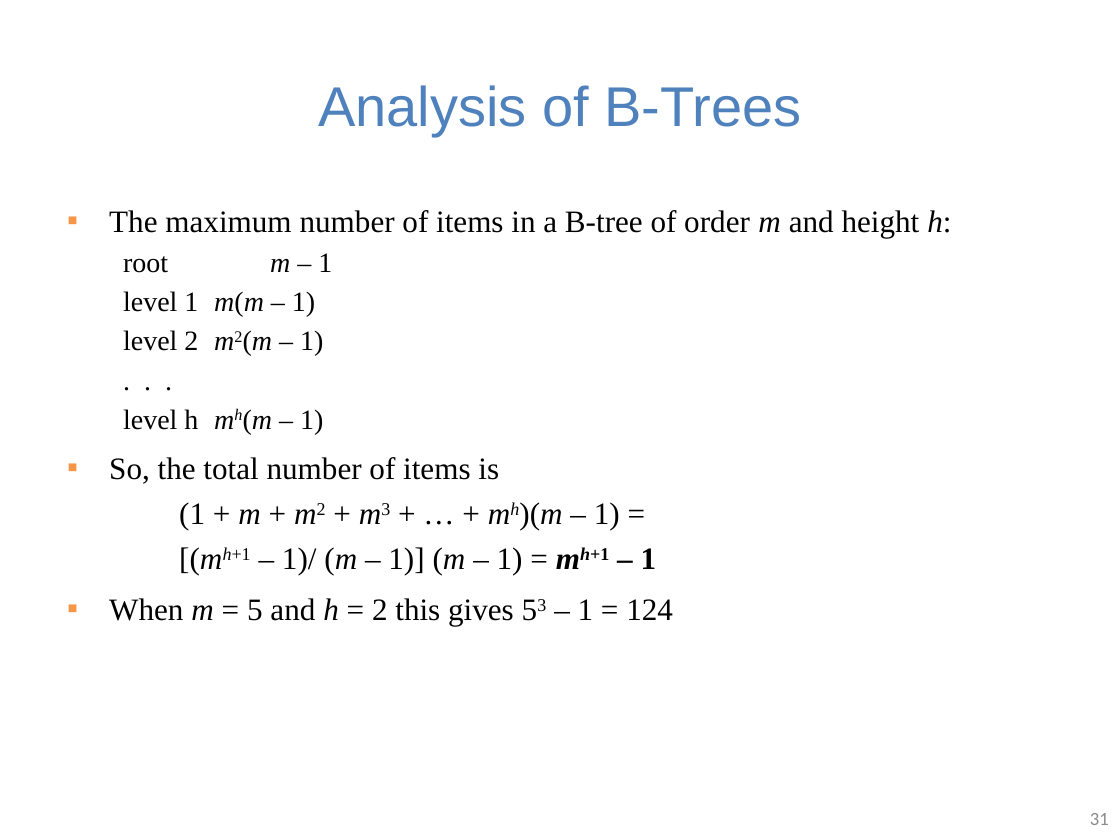
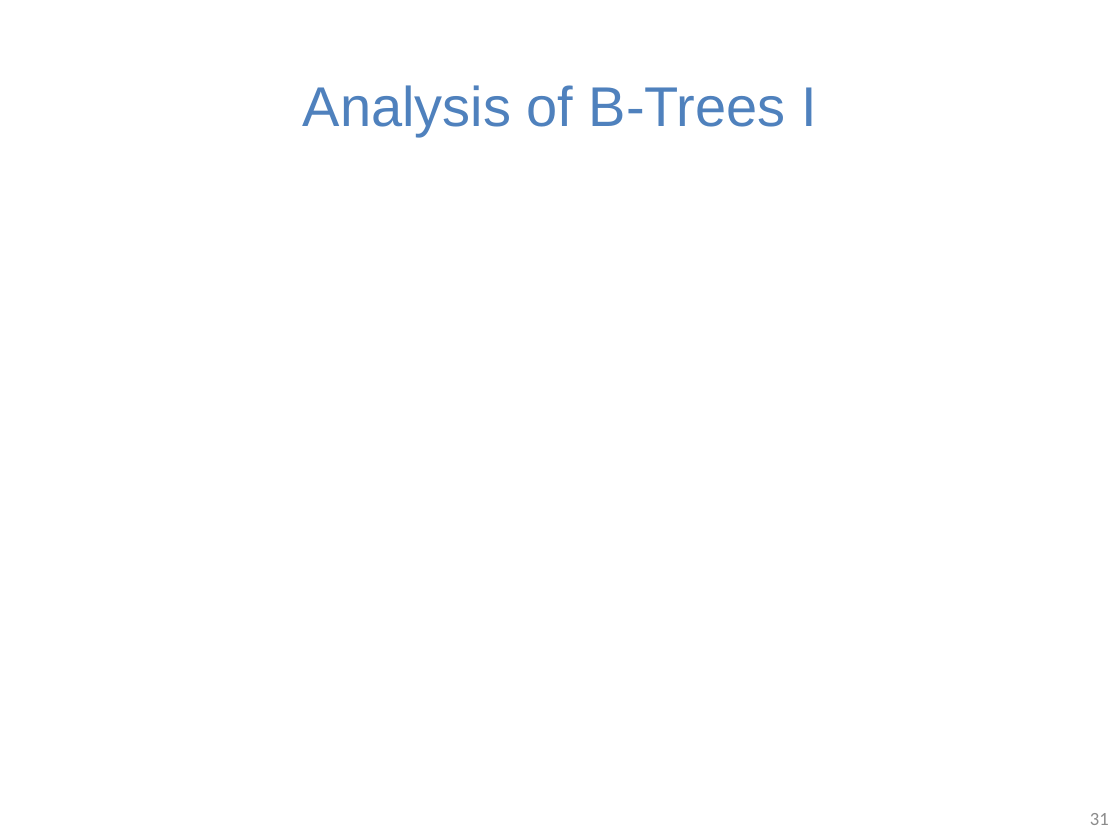
Before and after one commit to guhofstra/CSC111Fa25, a slide deck: slide 31 of PPTs/Lecture 10-2-3 trees B trees.pptx. Drawn at 1120x840 pixels with LibreOffice and Linux fonts; fonts in the diff are those of the drawing; grey boxes stand for pictures. Boxes give left, top, right and bottom in pixels: in the first picture for what was removed or moved away, otherwise in the second. Text is boxed around its words. In the diff, an @@ line names an element or a change of style, - is before the commit and + after.

```diff
--- a/PPTs/Lecture 10-2-3 trees B trees.pptx
+++ b/PPTs/Lecture 10-2-3 trees B trees.pptx
@@ title at [303, 85, 817, 135]: text changed @@
-Analysis of B-Trees
+Analysis of B-Trees I
@@ text removed at [109, 210, 951, 626] @@
-▪ The maximum number of items in a B-tree of order m and height h:
-  root m – 1
-  level 1 m(m – 1)
-  level 2 m2(m – 1)
-  . . .
-  level h mh(m – 1)
-▪ So, the total number of items is
-  (1 + m + m2 + m3 + … + mh)(m – 1) =
-  [(mh+1 – 1)/ (m – 1)] (m – 1) = mh+1 – 1
-▪ When m = 5 and h = 2 this gives 53 – 1 = 124
```
Also in this commit, not shown: 12 other slides changed, 4 slides added, 1 slide removed, 13 other files.
